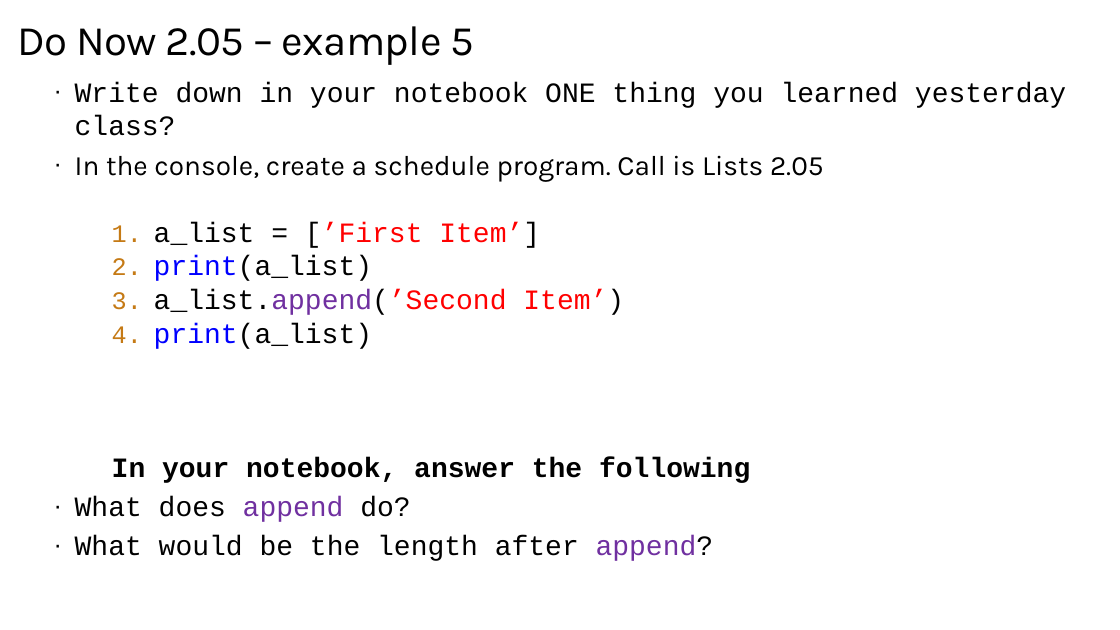
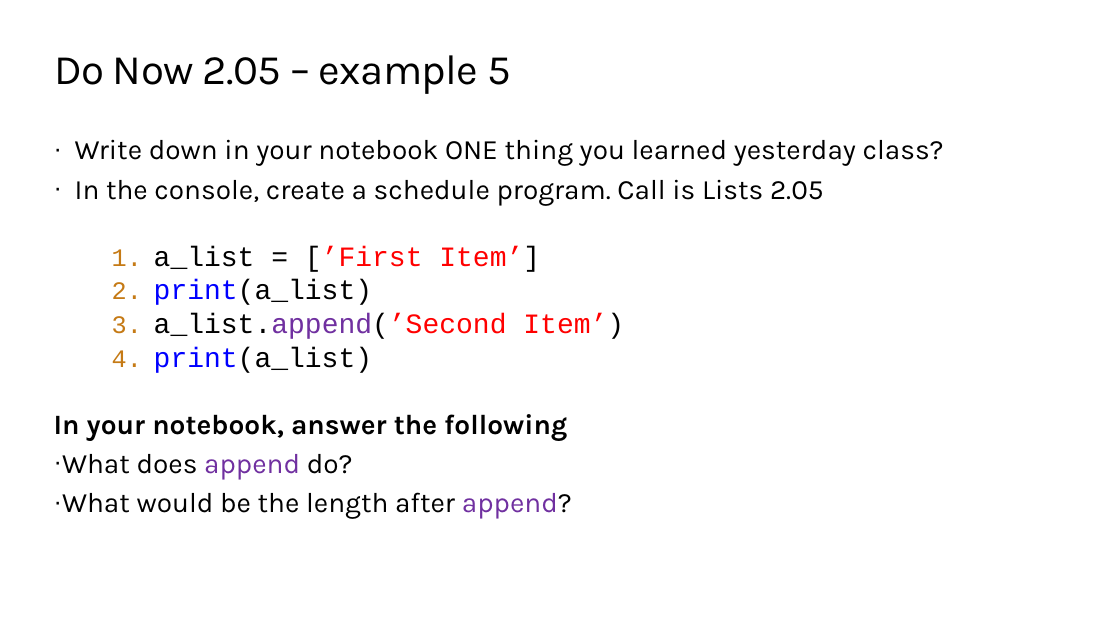
Before and after one commit to TEALSK12/2nd-semester-introduction-to-computer-science, a slide deck: slide 8 of units/2_unit/slidedecks/Intro Python 2.05 TEALS.pptx. Drawn at 1120x630 pixels with LibreOffice and Linux fonts; fonts in the diff are those of the drawing; background and template pictures are left out. Boxes give left, top, right and bottom in pixels: in the first picture for what was removed or moved away, otherwise in the second. Text is boxed around its words. In the diff, an @@ line names an element or a change of style, - is before the commit and + after.

```diff
--- a/units/2_unit/slidedecks/Intro Python 2.05 TEALS.pptx
+++ b/units/2_unit/slidedecks/Intro Python 2.05 TEALS.pptx
@@ title "Do Now 2.05 – example ...": place and size @@
-title "Do Now 2.05 – example ..." at (17, 26, 474, 65)
+title "Do Now 2.05 – example ..." at (54, 55, 511, 94)
@@ text at (54, 139, 944, 519): font Courier New to Karla in "Write down in your notebook ONE thing ...", "In your notebook, answer the following", "What does append do?", "What would be the length after append?"; indent changed @@
@@ text "Write down in your notebook ...": place and size @@
-text "Write down in your notebook ..." at (75, 82, 1066, 561)
+text "Write down in your notebook ..." at (54, 139, 944, 519)
```
Also in this commit, not shown: 7 other slides changed, 8 other files.
